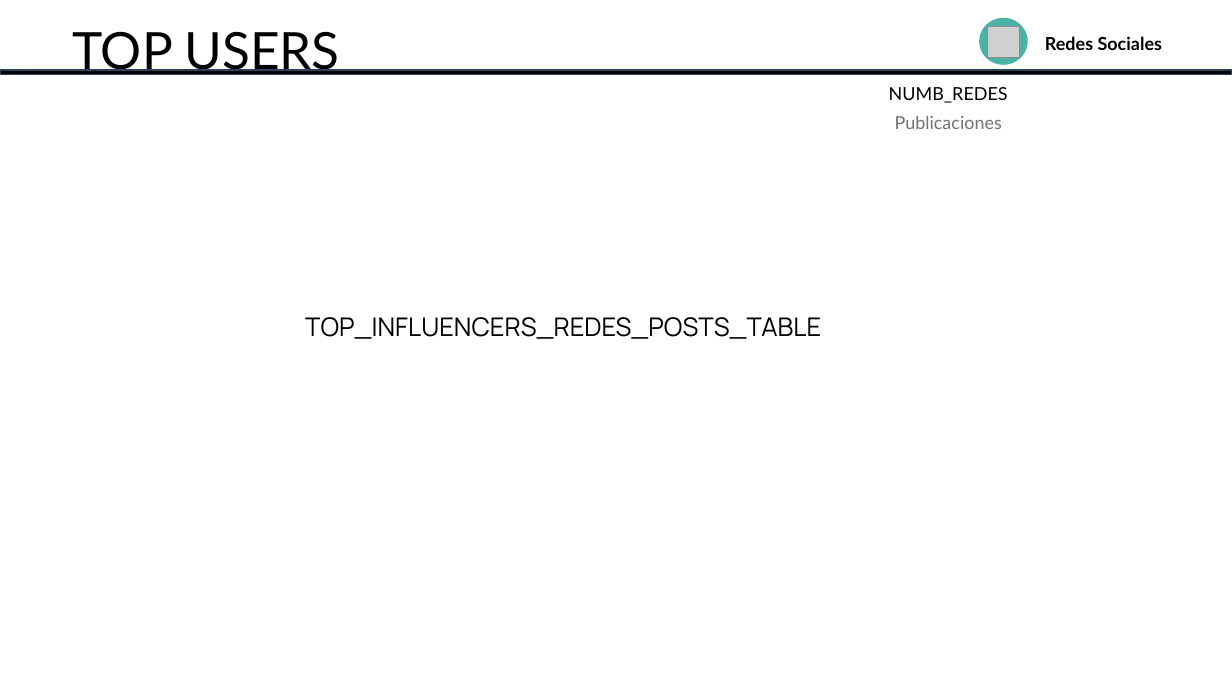
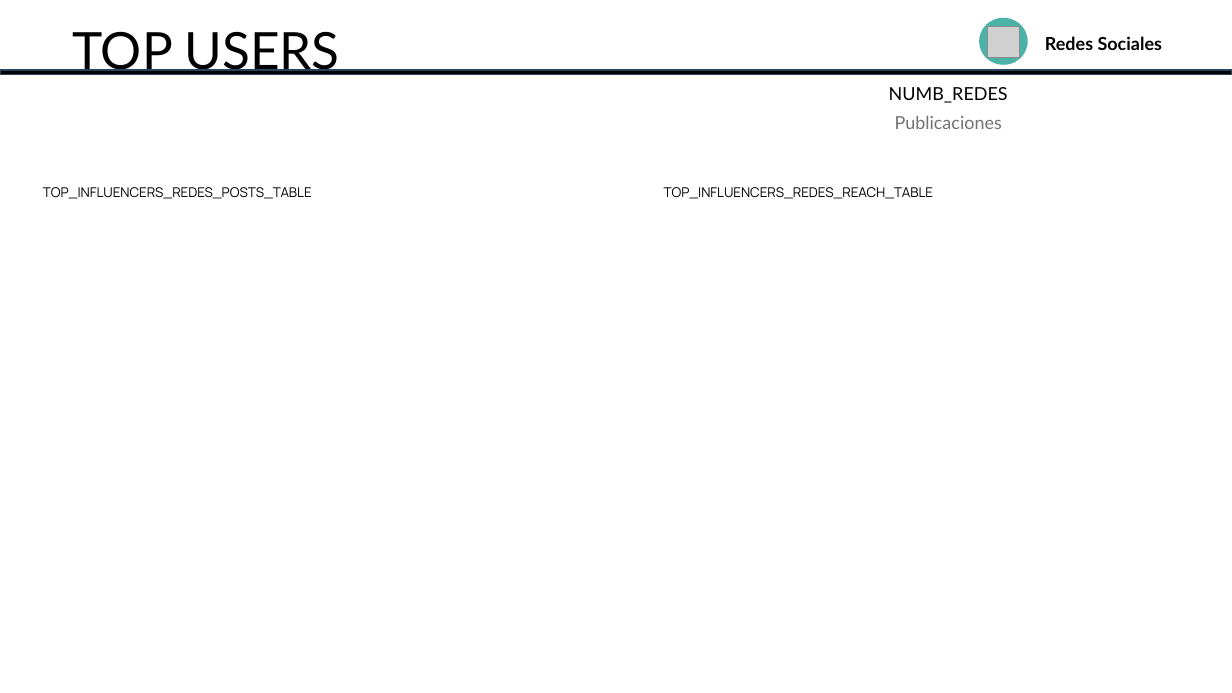
Before and after one commit to 2mingho/powerpoint-automated-web, a slide deck: slide 6 of powerpoints/Reporte_plantilla.pptx. Drawn at 1232x693 pixels with LibreOffice and Linux fonts; fonts in the diff are those of the drawing; grey boxes stand for pictures. Boxes give left, top, right and bottom in pixels: in the first picture for what was removed or moved away, otherwise in the second. Text is boxed around its words. In the diff, an @@ line names an element or a change of style, - is before the commit and + after.

```diff
--- a/powerpoints/Reporte_plantilla.pptx
+++ b/powerpoints/Reporte_plantilla.pptx
@@ text "TOP_INFLUENCERS_REDES_POSTS_TABLE": place and size @@
-text "TOP_INFLUENCERS_REDES_POSTS_TABLE" at box(305, 317, 821, 339)
+text "TOP_INFLUENCERS_REDES_POSTS_TABLE" at box(43, 187, 312, 199)
@@ text "TOP_INFLUENCERS_REDES_POSTS_TABLE" at box(43, 187, 312, 199): size 20 to 10.5 pt @@
@@ text added at box(664, 187, 933, 199), 10.5 pt, text #000000 @@
+TOP_INFLUENCERS_REDES_REACH_TABLE
```
Also in this commit, not shown: 4 other slides changed, 3 other files.
